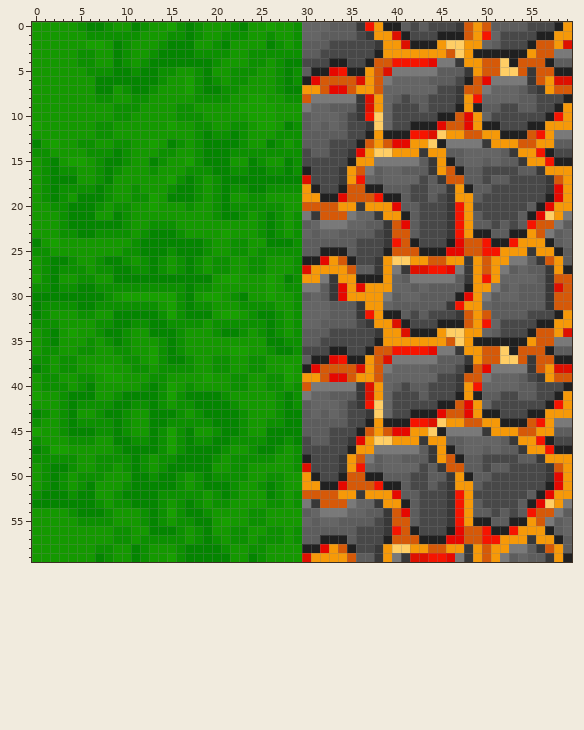
Two versions of one pixel-art sprite, Project LoFi/Project LoFi/Project_LoFiContent/Textures/HalfLava.png. That is the earlier state.
The file is 60x60 pixels. Colours within 5 levels of each other are drawn and written as one.
The same view after the edit:
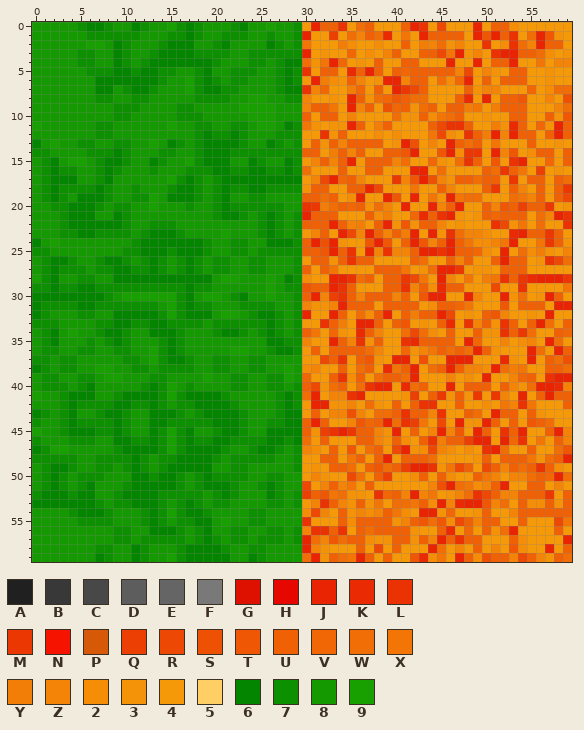
Palette (. is transparent): A #202020  B #383838  C #484848  D #5d5d5d  E #656565  F #797979  G #de1000  H #e60800  J #e92402  K #ea2a02  L #eb3203  M #eb3803  N #f61400  P #d65908  Q #ec3f03  R #ed4804  S #ee5004  T #ef5705  U #f06005  V #f16605  W #f16d06  X #f27506  Y #f37e07  Z #f48407  2 #f58d07  3 #f59308  4 #f69908  5 #ffce65  6 #048500  7 #0c9000  8 #149900  9 #17a000
The exact change:
Changed rows in their new state; - is an unchanged pixel.
first column x 30:
 0 4JUUL4WU-44UJL4R444J4UU244444-
 1 J44Q4WZUWK4X4JUUUU4JTJUL4WJT3-
 2 X444Y2442--U4YZW3Z--L42LWZJUU4
 3 J4344V424ZU--UURXJ3Z4LJJUUW243
 4 W3XJV434U44UU444J4-J4UUJ44X4ZZ
 5 L4UU4KUJU4UVUUUUUZR-Z34UU44344
 6 4JY23UZ-3JJZUU4W2VJ4U4UUU44344
 7 LZV44YV-U4JMRU4444U3ZZ444V42WW
 8 Z4434JU3WVTUWW444UK4J4UUT44Z4S
 9 ZUUX4JZU-SVU3WU4UUYX4YUUU444ZW
10 U4UU4Z4444W33U2XWU4-344UU44U3T
11 X3433JU4YU4444URLLU-4Y3KU4V3JU
12 44L3U444242444XR2-LUYJZJUU4UJU
13 4U3UZUUUU43JS-Z4JUWU4X--4U--34
14 UU4YUZU-4UUTJ4-TJ2MM4JZT-2UU4U
15 4ZUZUJ-UUUZW44V34WLU4T4LJ--V4U
16 W444U-4UU444JJ4W4444UWMUX4Q-3-
17 4ZRJVUZ444MZTJSZ3UUWUU4M4UU4UW
18 3UU44UUJR444X44UZ-44UM4UZ4U4UM
19 UUWU42J44JT4J4X3JXWW444WXZU4UR
20 LMYWUVU3WZ4J44JZUJ-4UZTUQUUM-3
21 JUUU444U2Y-4VKULJ3-3UVUUU4WZJL
22 UUUJUZY4UJ3T3UUZ43-44LR3X4W44L
23 4ZU4JRZJUZUYJ4J3LWZZ244KJUUMU4
24 UJSJ344TJT4UJTZUJUX22ZXJ--XMU3
25 UUTJUL4JZLZZUJJLJUUV24J-W2Y34Z
26 4UU3ULUU4-44UW44UZU-4UJUU43LRW
27 U-UX-444UUUX43WJJM433-UUU444-4
28 2-4JJLWU4UUMRX4JZ4X-YXLUMKJJJM
29 TUUJLU4--UULZU2KUU4--R44L4444X
30 UJZQLUZUUUZU4TJJ44JZ44J3W43JU4
31 Z33ZJUUU-UUUU42UUVX-44T4UUU4JJ
32 J44JU4W2UJ4UYUUJR43-UTZ4434J4-
33 44LUY4JJU-UT434UK4LZU3LU4UJW-U
34 UX4V34KUZ--WRW2-U4-U33LUMW44UV
35 Z44JUZL3U--LKUUUU4JV44Z42Z4JW4
36 4U4UUUUWZ44V3ZXUWUWJU3444JW4JU
37 44RUL4UT34JJ4S44JJJ-44K34J4UWS
38 2Z44U4WU4KXUJ4WUJUZZ2JWYX44UUW
39 V-4UL2U-WUUWJ444Z424J44ZVU4LJJ
40 UR3WU4WLJJ4KWU44J4UUU4UZ3WJJKZ
41 WJ4ZZLJ4-443Q4UM3U3M4MZ4J4UJUU
42 4JJ33Z4W34U4ULL44U4-24XZLX444U
43 4U4ZZSZ4WWULUUZL44UW4JUU4U3---
44 UJU44ZTVUJWLQX4R-J33JU4U4TUW44
45 U3QLJMUUZ3J4U-ZJZT4JU-LUJ4-UJZ
46 W4U444UUZ3U2-ULYUUQJJ4JVL-X4UZ
47 Z24U4T-WU4RJ32RZ2424LJW44U-4WT
48 44UU4XU4UJ4UUUW-4443U4UUUX3WUJ
49 434UUW4UTWUQJJL3XRU4RUZUWULU2-
50 -Z344RW4UQ442U4U2-4UXZ4ZZWUVJW
51 R-ZUZX4U444444ZSJWX2ZUJ44UU4Z-
52 QUTXW33-LVUZJZX43ZWLRUZZUUUM-U
53 4ZLUZ3U3X-WWXU2JZKJJTZW4U22U3U
54 2RZ4U3Z2ZUX24JJ3V4-3U44ZUUUUUU
55 L444U2UUUU3ZUTWT2RUZUU44U-44RX
56 ZLLUL4UWUUUU344UK4V4U3WJ---4U4
57 JWZTWUU233UU3UZJULUU44-U24--4J
58 JZ3-44U4R-U4--JW-Z4U4Z-T244J-U
59 WJ3UWXJU4U44TK2X4JU2SUUZRUZ3UW
Boxes around the changes in both pictures, in picture pixels (x1, y1, x2, y2):
changed: (302, 22, 572, 562)
